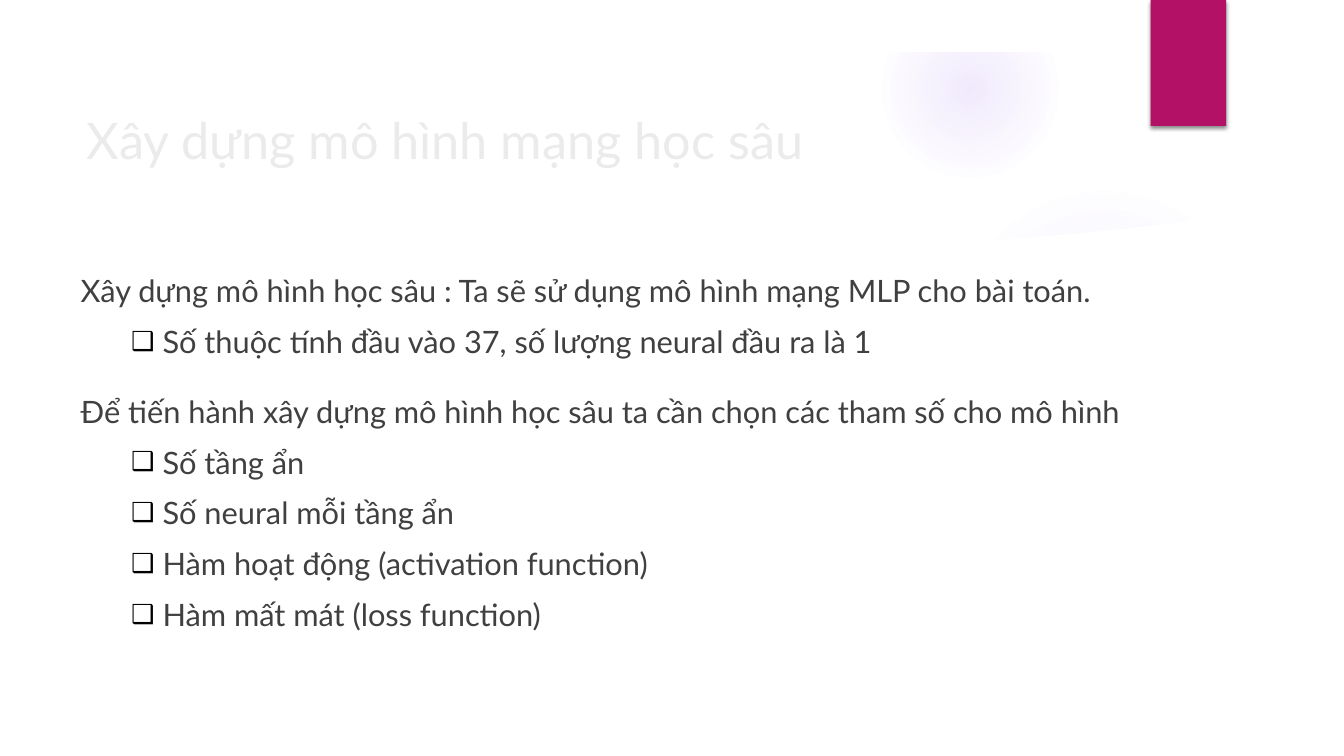
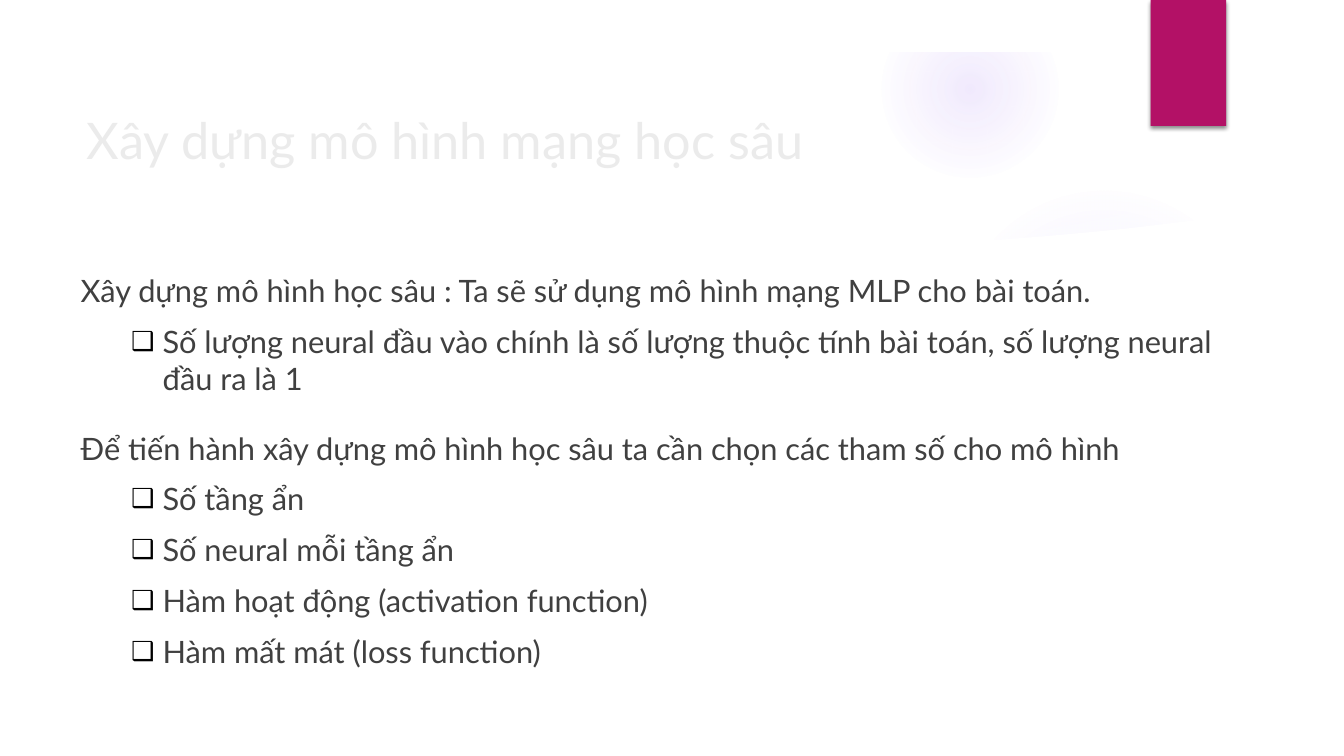
Before and after one commit to DesertFoxee/ai_room_price_prediction, a slide deck: slide 15 of Slide.pptx. Drawn at 1344x756 pixels with LibreOffice and Linux fonts; fonts in the diff are those of the drawing; background and template pictures are left out. Boxes give left, top, right and bottom in pixels: in the first picture for what was removed or moved away, otherwise in the second. Text is boxed around its words. In the diff, an @@ line names an element or a change of style, - is before the commit and + after.

```diff
--- a/Slide.pptx
+++ b/Slide.pptx
@@ text at box(163, 328, 1212, 391): text changed @@
-  ❑ Số thuộc tính đầu vào 37, số lượng neural đầu ra là 1
+  ❑ Số lượng neural đầu vào chính là số lượng thuộc tính bài toán, số lượng neural đầu ra là 1
```
Also in this commit, not shown: 12 other slides changed, 1 other file.
